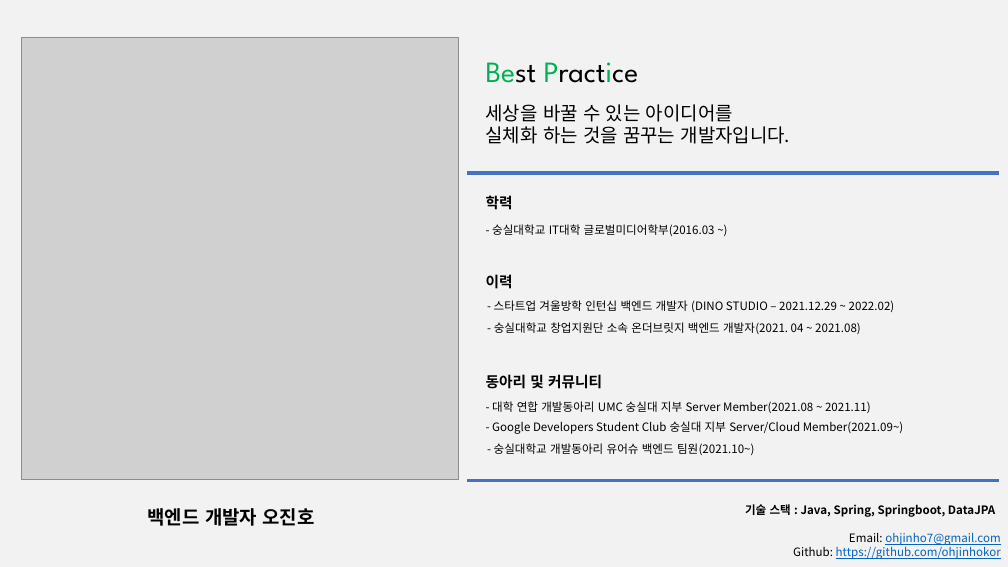
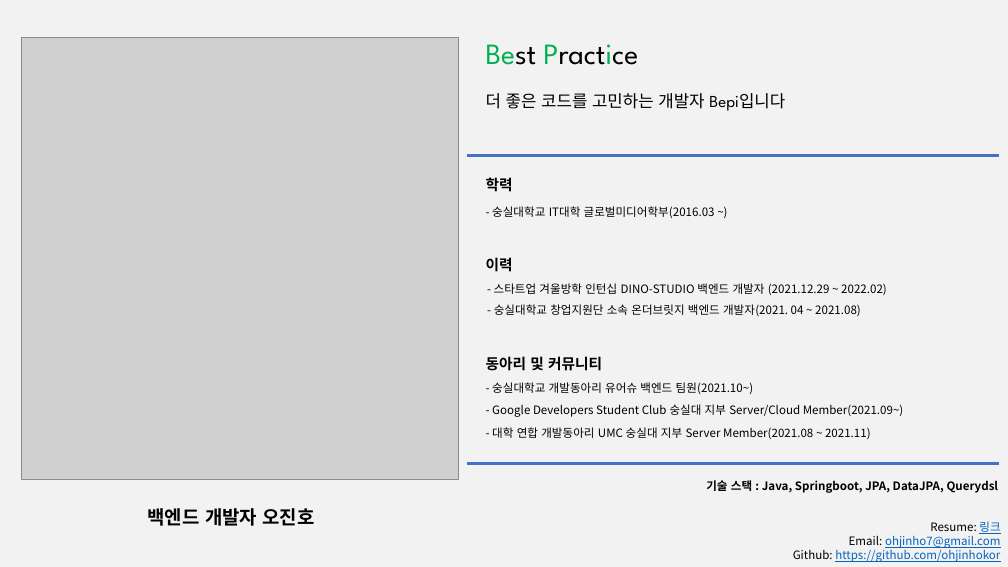
Before and after one commit to ohjinhokor/PortFolio, a slide deck: slide 1 of 오진호 포트폴리오.pptx. Drawn at 1008x567 pixels with LibreOffice and Linux fonts; fonts in the diff are those of the drawing; grey boxes stand for pictures. Boxes give left, top, right and bottom in pixels: in the first picture for what was removed or moved away, otherwise in the second. Text is boxed around its words. In the diff, an @@ line names an element or a change of style, - is before the commit and + after.

Commit message:
2022/2/6 자소서 이력서 수정

```diff
--- a/오진호 포트폴리오.pptx
+++ b/오진호 포트폴리오.pptx
@@ text "Best Practice": place and size @@
-text "Best Practice" at [486, 62, 639, 83]
+text "Best Practice" at [486, 44, 785, 111]
@@ text at [486, 93, 785, 111]: paragraph added @@
+더 좋은 코드를 고민하는 개발자 Bepi입니다
@@ text removed at [486, 104, 791, 144] @@
-세상을 바꿀 수 있는 아이디어를
-실체화 하는 것을 꿈꾸는 개발자입니다.
@@ 3 texts: place and size @@
-3 texts at [486, 195, 904, 434]
+3 texts at [486, 177, 904, 417]
@@ text at [494, 283, 887, 295]: text changed @@
-- 스타트업 겨울방학 인턴십 백엔드 개발자 (DINO STUDIO – 2021.12.29 ~ 2022.02)
+- 스타트업 겨울방학 인턴십 DINO-STUDIO 백엔드 개발자 (2021.12.29 ~ 2022.02)
@@ text "- 숭실대학교 개발동아리 유어슈 백엔드 ...": place and size @@
-text "- 숭실대학교 개발동아리 유어슈 백엔드 ..." at [494, 443, 755, 455]
+text "- 숭실대학교 개발동아리 유어슈 백엔드 ..." at [492, 382, 754, 394]
@@ text "- 대학 연합 개발동아리 UMC ...": place and size @@
-text "- 대학 연합 개발동아리 UMC ..." at [492, 401, 871, 413]
+text "- 대학 연합 개발동아리 UMC ..." at [492, 427, 871, 439]
@@ 3 texts, 2 lines: place and size @@
-3 texts, 2 lines at [467, 173, 999, 481]
+3 texts, 2 lines at [467, 156, 999, 464]
@@ text "기술 스택 : Java, Springboot, ...": place and size @@
-text "기술 스택 : Java, Springboot, ..." at [745, 504, 1001, 559]
+text "기술 스택 : Java, Springboot, ..." at [706, 480, 1000, 562]
@@ text at [706, 480, 1000, 534]: text changed @@
-기술 스택 : Java, Spring, Springboot, DataJPA
+기술 스택 : Java, Springboot, JPA, DataJPA, Querydsl
+Resume: 링크
```
Also in this commit, not shown: 7 other slides changed, 4 other files.
